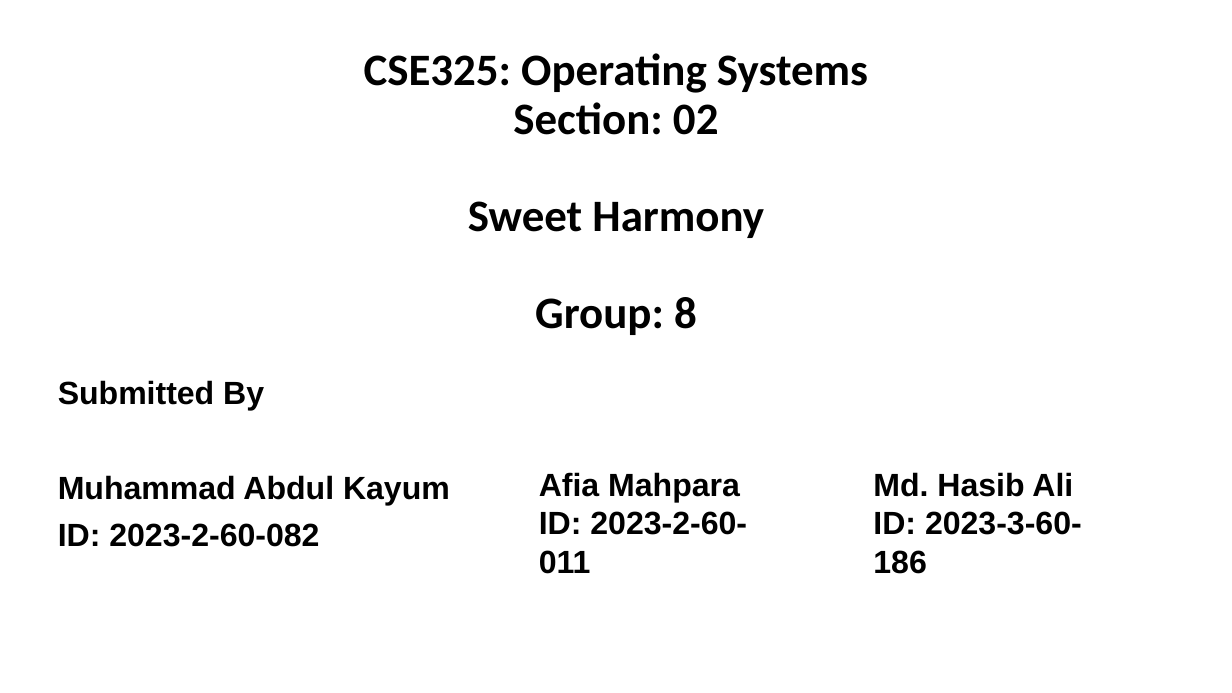
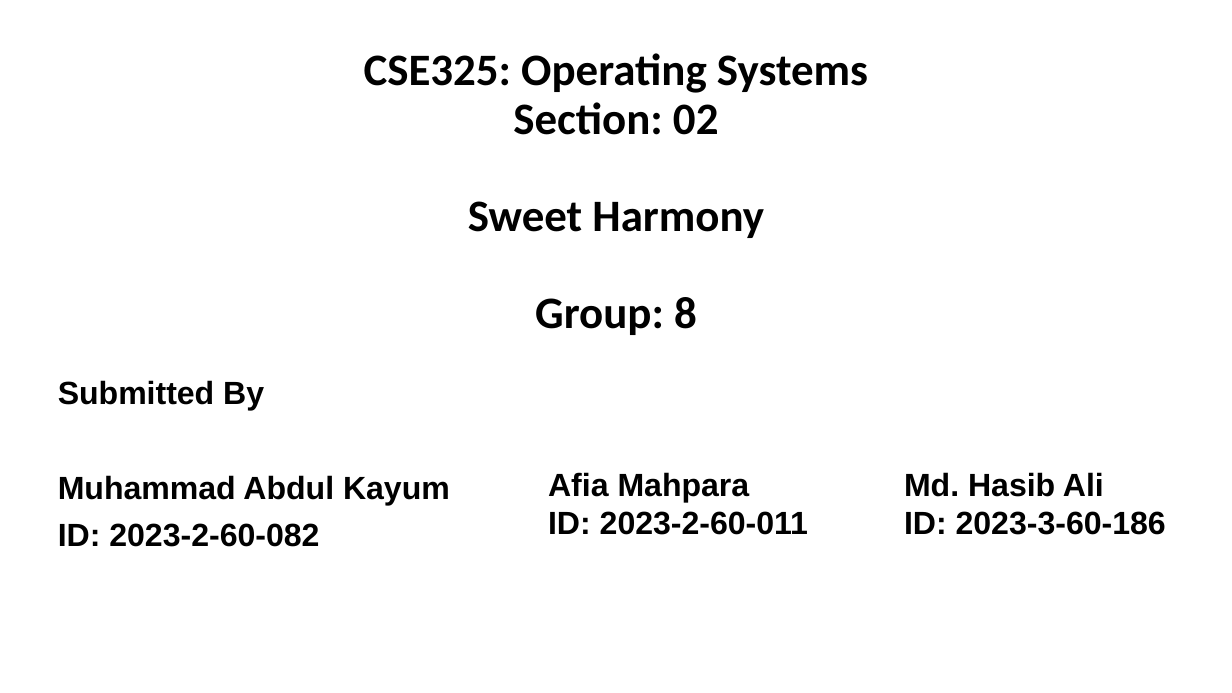
Before and after one commit to kayumm/temp, a slide deck: slide 1 of cse325_os_presentation.pptx. Drawn at 1232x693 pixels with LibreOffice and Linux fonts; fonts in the diff are those of the drawing; background and template pictures are left out. Boxes give left, top, right and bottom in pixels: in the first picture for what was removed or moved away, otherwise in the second. Text is boxed around its words. In the diff, an @@ line names an element or a change of style, - is before the commit and + after.

```diff
--- a/cse325_os_presentation.pptx
+++ b/cse325_os_presentation.pptx
@@ text "Afia Mahpara" rewrapped from [539, 472, 747, 574] to [548, 472, 808, 535] @@
@@ text "Md. Hasib Ali" rewrapped from [873, 472, 1082, 574] to [904, 472, 1166, 535] @@
```
Also in this commit, not shown: 1 other file.
